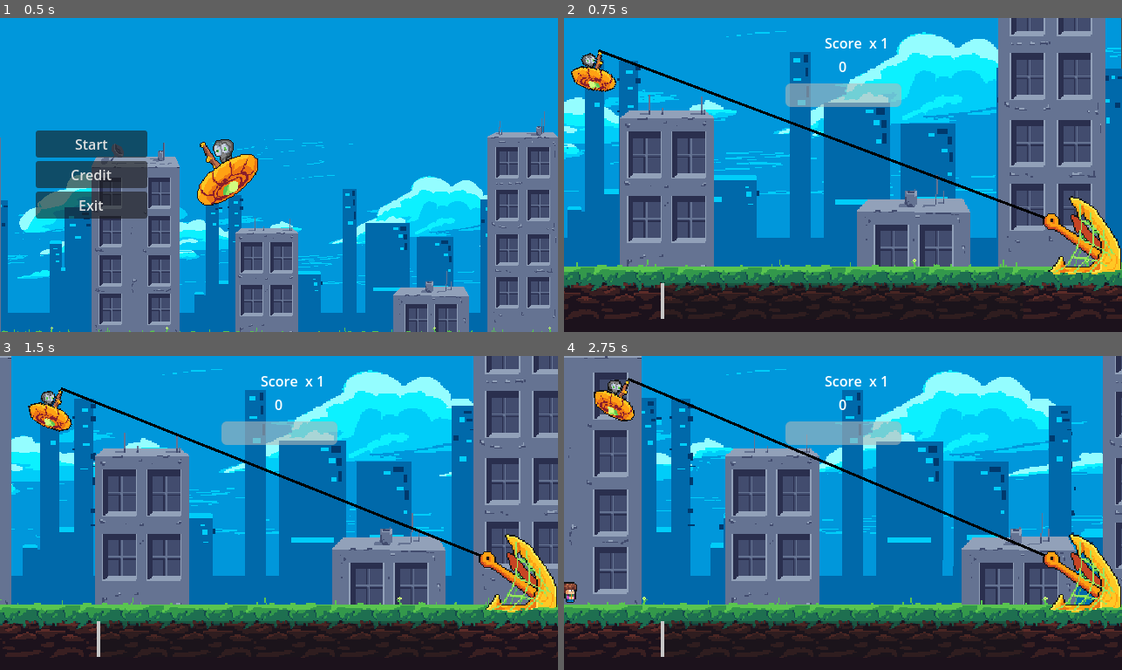
Above: before the commit, frames 1-4 (two rows, left to right).
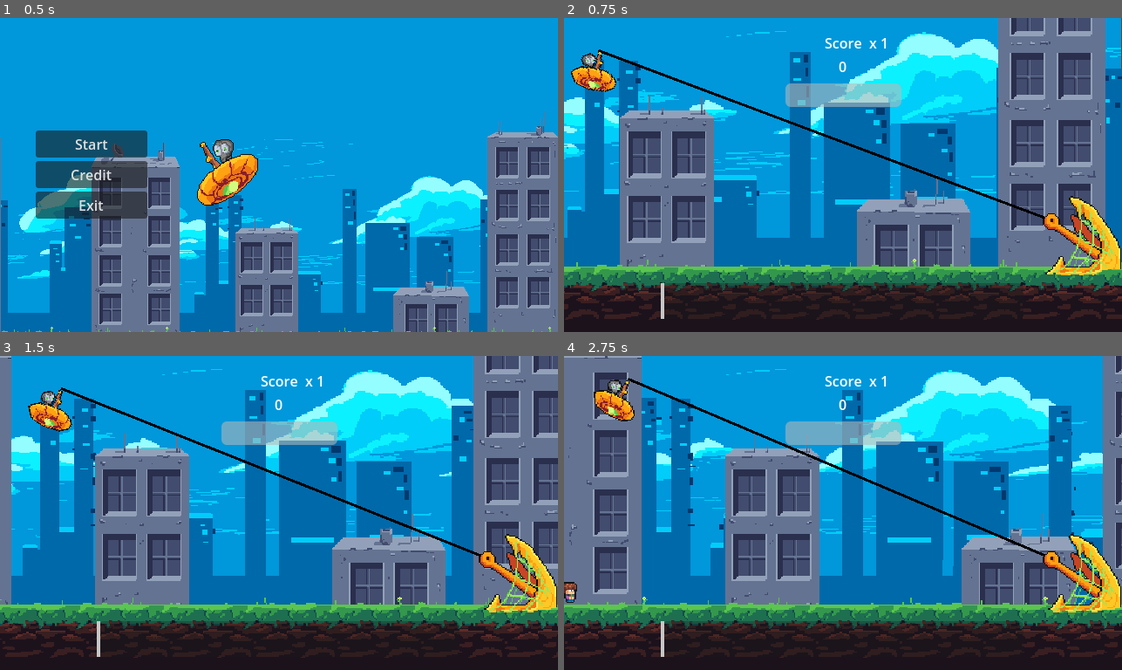
Above: after the commit, the same moments.

Repository: Tenes/mini-jam-153
Game: Godot game, scene res://Scenes/main_menu_scene.tscn
Same seed, same stepped clock (60 frames per second), same inputs: the game is played once before the commit and once after it.
Inputs (mouse positions are in pixels of both pictures, inside the frame that each line leads up to):
- Up to frame 1 (0.5 s): no input
- Up to frame 2 (0.75 s): click "Start" at 0.5 s
- Up to frame 3 (1.5 s): move the mouse to (401, 497) at 1.27 s; click (401, 497) at 1.35 s
- Up to frame 4 (2.75 s): move the mouse to (731, 528) at 2.02 s; click (731, 528) at 2.1 s

Frame 1 is identical in both runs. In frame 2, less than 0.1% of the frame differs, in the area x 86-100%, y 59-82%; in frame 3, less than 0.1%, in the area x 86-100%, y 56-82%; in frame 4, less than 0.1%.

Commit message:
Add particles

Diff:
--- a/Models/Harpoon/harpoon.gd
+++ b/Models/Harpoon/harpoon.gd
@@ -40,6 +40,7 @@
 	parent.deactivateCaptureArea();
 	if self.interactables.size() == 1:
 		Events.on_interactable_collided.emit(parent.startSuccess, parent.lengthSuccess);
+		Events.bar_clicked.connect(parent.is_captured)
 
 func playReelingAnimation() -> void:
 	isReeling = true;
--- a/Models/Harpoon/harpoon.tscn
+++ b/Models/Harpoon/harpoon.tscn
@@ -58,7 +58,7 @@
 [node name="SpriteFront" type="AnimatedSprite2D" parent="."]
 z_index = 2
 sprite_frames = SubResource("SpriteFrames_3brs0")
-frame_progress = 0.535768
+frame_progress = 0.825829
 speed_scale = 0.5
 
 [node name="SpriteBack" type="Sprite2D" parent="SpriteFront"]
--- a/Models/Human/human.tscn
+++ b/Models/Human/human.tscn
@@ -1,12 +1,15 @@
-[gd_scene load_steps=4 format=3 uid="uid://dvm20asnfrmyn"]
+[gd_scene load_steps=6 format=3 uid="uid://dvm20asnfrmyn"]
 
 [ext_resource type="PackedScene" uid="uid://dw75lst4ci8fh" path="res://Models/Interactable/interactable.tscn" id="1_mcpo3"]
 [ext_resource type="Texture2D" uid="uid://iiwvprt2ogu" path="res://Assets/Peon_01.png" id="1_n6ap3"]
 [ext_resource type="Script" path="res://Models/Human/human.gd" id="2_fiebf"]
+[ext_resource type="PackedScene" uid="uid://bsxu8ugs0g6ob" path="res://Models/Particles/capture_particles.tscn" id="3_ek4gg"]
+[ext_resource type="PackedScene" uid="uid://bga0jmmjnm1f3" path="res://Models/Particles/capture_particles_explosion01.tscn" id="4_xy7hu"]
 
 [node name="Interactable" instance=ExtResource("1_mcpo3")]
 script = ExtResource("2_fiebf")
 startSuccess = 20
+capture_particle = Array[PackedScene]([ExtResource("3_ek4gg"), ExtResource("4_xy7hu")])
 
 [node name="Hitbox" parent="." index="0"]
 position = Vector2(0, -8)
--- a/Models/Interactable/interactable.gd
+++ b/Models/Interactable/interactable.gd
@@ -6,6 +6,8 @@
 @export var lengthSuccess: int = 10;
 @onready var sprite: Sprite2D = $Sprite
 @onready var audio_stream_player_2d: AudioStreamPlayer2D = $AudioStreamPlayer2D
+@export var capture_particle : Array[PackedScene]
+
 const direction : Array[int] = [-1, 1];
 const scales : Array[float] = [0.25, 0.5, 2, 3];
 
@@ -25,6 +27,7 @@
 func bindTo(from: Node2D) -> void:
 	moovement = 0;
 	deactivateAllAreas();
+	instantiate_capture_particle();
 	if parent != null:
 		self.reparent(from);
 	parent = from;
@@ -69,3 +72,18 @@
 		audio_stream_player_2d.stream = Global.HUMAN_CAPT_SOUNDS[Global.RNG.randi_range(1, 3)];
 		audio_stream_player_2d.pitch_scale = Global.RNG.randf_range(0.8, 1.3);
 	audio_stream_player_2d.play();
+
+func instantiate_capture_particle() -> void:
+	if capture_particle == null:
+		return
+	for particle in capture_particle:
+		var instance = particle.instantiate() as GPUParticles2D
+		instance.emitting = true
+		instance.finished.connect(func():instance.queue_free())
+		add_child(instance)
+
+func is_captured(success_state : Global.BarStatus) -> void:
+	if success_state == Global.BarStatus.SUCCESS or success_state == Global.BarStatus.GREAT_SUCCESS:
+		instantiate_capture_particle()
+	if Events.bar_clicked.is_connected(self.is_captured):
+		Events.bar_clicked.disconnect(self.is_captured)
--- a/Models/Interactable/interactable.tscn
+++ b/Models/Interactable/interactable.tscn
@@ -1,13 +1,16 @@
-[gd_scene load_steps=4 format=3 uid="uid://dw75lst4ci8fh"]
+[gd_scene load_steps=6 format=3 uid="uid://dw75lst4ci8fh"]
 
 [ext_resource type="Script" path="res://Models/Interactable/interactable.gd" id="1_ju4d7"]
+[ext_resource type="PackedScene" uid="uid://bsxu8ugs0g6ob" path="res://Models/Particles/capture_particles.tscn" id="2_2hl68"]
 [ext_resource type="AudioStream" uid="uid://dkvnlxcbpwtxm" path="res://Assets/Sounds/human_death.mp3" id="2_okfs3"]
+[ext_resource type="PackedScene" uid="uid://bga0jmmjnm1f3" path="res://Models/Particles/capture_particles_explosion01.tscn" id="3_ulmhm"]
 
 [sub_resource type="RectangleShape2D" id="RectangleShape2D_spf4m"]
 size = Vector2(8, 13.5)
 
 [node name="Interactable2" type="Node2D"]
 script = ExtResource("1_ju4d7")
+capture_particle = Array[PackedScene]([ExtResource("2_2hl68"), ExtResource("3_ulmhm")])
 
 [node name="Hitbox" type="Area2D" parent="."]
 position = Vector2(0, -6)
--- /dev/null
+++ b/Models/Particles/capture_particles.tscn
@@ -0,0 +1,46 @@
+[gd_scene load_steps=8 format=3 uid="uid://bsxu8ugs0g6ob"]
+
+[sub_resource type="Gradient" id="Gradient_87tai"]
+offsets = PackedFloat32Array(0, 0.757353, 1)
+colors = PackedColorArray(0, 0.80727, 0.543797, 1, 0.8366, 0.829042, 0, 1, 0.501961, 0.184314, 0, 0)
+
+[sub_resource type="GradientTexture1D" id="GradientTexture1D_qy81q"]
+gradient = SubResource("Gradient_87tai")
+
+[sub_resource type="Curve" id="Curve_fjdu2"]
+_data = [Vector2(0.0548781, 1), 0.0, 0.0, 0, 0, Vector2(1, 0), 0.0, 0.0, 0, 0]
+point_count = 2
+
+[sub_resource type="CurveTexture" id="CurveTexture_ow0lc"]
+curve = SubResource("Curve_fjdu2")
+
+[sub_resource type="Curve" id="Curve_f7c6w"]
+max_value = 4.0
+_data = [Vector2(0, 2.72527), 0.0, 0.0, 0, 0, Vector2(0.481707, 2.85714), 0.0, 0.0, 0, 0, Vector2(0.926829, 2.81319), 0.0, 0.0, 0, 0, Vector2(1, 0.65934), 0.0, 0.0, 0, 0]
+point_count = 4
+
+[sub_resource type="CurveTexture" id="CurveTexture_it746"]
+curve = SubResource("Curve_f7c6w")
+
+[sub_resource type="ParticleProcessMaterial" id="ParticleProcessMaterial_s1l1x"]
+resource_local_to_scene = true
+particle_flag_align_y = true
+particle_flag_disable_z = true
+emission_shape_scale = Vector3(8, 1, 1)
+emission_shape = 2
+emission_sphere_radius = 1.0
+direction = Vector3(0, 1, 0)
+gravity = Vector3(0, -200, 0)
+linear_accel_min = 18.75
+linear_accel_max = 18.75
+scale_over_velocity_curve = SubResource("CurveTexture_it746")
+color_ramp = SubResource("GradientTexture1D_qy81q")
+emission_curve = SubResource("CurveTexture_ow0lc")
+
+[node name="CaptureParticles" type="GPUParticles2D"]
+emitting = false
+amount = 15
+process_material = SubResource("ParticleProcessMaterial_s1l1x")
+lifetime = 0.75
+one_shot = true
+local_coords = true
--- /dev/null
+++ b/Models/Particles/capture_particles_explosion01.tscn
@@ -0,0 +1,49 @@
+[gd_scene load_steps=9 format=3 uid="uid://bga0jmmjnm1f3"]
+
+[ext_resource type="PackedScene" uid="uid://bsxu8ugs0g6ob" path="res://Models/Particles/capture_particles.tscn" id="1_fjv72"]
+
+[sub_resource type="Gradient" id="Gradient_7v816"]
+offsets = PackedFloat32Array(0, 0.330882, 0.757353, 1)
+colors = PackedColorArray(1, 1, 1, 1, 0, 0.80727, 0.543797, 1, 0.8366, 0.829042, 0, 1, 0.501961, 0.184314, 0, 0)
+
+[sub_resource type="GradientTexture1D" id="GradientTexture1D_j6eml"]
+gradient = SubResource("Gradient_7v816")
+
+[sub_resource type="Curve" id="Curve_ksf2s"]
+_data = [Vector2(0.0548781, 1), 0.0, 0.0, 0, 0, Vector2(1, 0), 0.0, 0.0, 0, 0]
+point_count = 2
+
+[sub_resource type="CurveTexture" id="CurveTexture_5hm50"]
+curve = SubResource("Curve_ksf2s")
+
+[sub_resource type="Curve" id="Curve_0u427"]
+max_value = 4.0
+_data = [Vector2(0, 2.72527), 0.0, 0.0, 0, 0, Vector2(0.481707, 2.85714), 0.0, 0.0, 0, 0, Vector2(0.926829, 2.81319), 0.0, 0.0, 0, 0, Vector2(1, 0.65934), 0.0, 0.0, 0, 0]
+point_count = 4
+
+[sub_resource type="CurveTexture" id="CurveTexture_4mmd1"]
+curve = SubResource("Curve_0u427")
+
+[sub_resource type="ParticleProcessMaterial" id="ParticleProcessMaterial_73s24"]
+resource_local_to_scene = true
+particle_flag_align_y = true
+particle_flag_disable_z = true
+emission_shape_scale = Vector3(8, 1, 1)
+emission_shape = 1
+emission_sphere_radius = 1.0
+direction = Vector3(0, 0, 0)
+spread = 180.0
+initial_velocity_min = 70.0
+initial_velocity_max = 90.0
+gravity = Vector3(0, 0, 0)
+linear_accel_min = 18.75
+linear_accel_max = 18.75
+scale_over_velocity_curve = SubResource("CurveTexture_4mmd1")
+color_ramp = SubResource("GradientTexture1D_j6eml")
+emission_curve = SubResource("CurveTexture_5hm50")
+
+[node name="CaptureParticles" instance=ExtResource("1_fjv72")]
+process_material = SubResource("ParticleProcessMaterial_73s24")
+lifetime = 0.4
+speed_scale = 1.7
+explosiveness = 1.0
--- a/Scenes/city_scene.tscn
+++ b/Scenes/city_scene.tscn
@@ -6,35 +6,6 @@
 [ext_resource type="PackedScene" uid="uid://djreke1bdr6mw" path="res://Models/UI/ui.tscn" id="4_d0i3i"]
 [ext_resource type="PackedScene" uid="uid://de4oqte1nvre1" path="res://Models/Decor/parallax_container_node_2d.tscn" id="5_1sjta"]
 [ext_resource type="Texture2D" uid="uid://dpn5qclfxhsak" path="res://Assets/Extraterrestre_02_50.png" id="6_yb2po"]
-
-[sub_resource type="Animation" id="Animation_lqm1x"]
-resource_name = "wobbling"
-length = 1.5
-loop_mode = 1
-tracks/0/type = "value"
-tracks/0/imported = false
-tracks/0/enabled = true
-tracks/0/path = NodePath("Extraterrestre02:position")
-tracks/0/interp = 2
-tracks/0/loop_wrap = true
-tracks/0/keys = {
-"times": PackedFloat32Array(0, 0.5, 1),
-"transitions": PackedFloat32Array(1, 1, 1),
-"update": 0,
-"values": [Vector2(233, 193), Vector2(251, 178.145), Vector2(251, 191.145)]
-}
-tracks/1/type = "value"
-tracks/1/imported = false
-tracks/1/enabled = true
-tracks/1/path = NodePath("Extraterrestre02:rotation")
-tracks/1/interp = 1
-tracks/1/loop_wrap = true
-tracks/1/keys = {
-"times": PackedFloat32Array(0, 0.5),
-"transitions": PackedFloat32Array(1, 1),
-"update": 0,
-"values": [-0.523599, 0.0]
-}
 
 [sub_resource type="Animation" id="Animation_4w3f2"]
 length = 0.001
@@ -85,6 +56,35 @@
 "transitions": PackedFloat32Array(1),
 "update": 0,
 "values": [0.0]
+}
+
+[sub_resource type="Animation" id="Animation_lqm1x"]
+resource_name = "wobbling"
+length = 1.5
+loop_mode = 1
+tracks/0/type = "value"
+tracks/0/imported = false
+tracks/0/enabled = true
+tracks/0/path = NodePath("Extraterrestre02:position")
+tracks/0/interp = 2
+tracks/0/loop_wrap = true
+tracks/0/keys = {
+"times": PackedFloat32Array(0, 0.5, 1),
+"transitions": PackedFloat32Array(1, 1, 1),
+"update": 0,
+"values": [Vector2(233, 193), Vector2(251, 178.145), Vector2(251, 191.145)]
+}
+tracks/1/type = "value"
+tracks/1/imported = false
+tracks/1/enabled = true
+tracks/1/path = NodePath("Extraterrestre02:rotation")
+tracks/1/interp = 1
+tracks/1/loop_wrap = true
+tracks/1/keys = {
+"times": PackedFloat32Array(0, 0.5),
+"transitions": PackedFloat32Array(1, 1),
+"update": 0,
+"values": [-0.523599, 0.0]
 }
 
 [sub_resource type="Animation" id="Animation_sks6s"]
--- a/Scenes/main_menu_scene.tscn
+++ b/Scenes/main_menu_scene.tscn
@@ -4,6 +4,57 @@
 [ext_resource type="PackedScene" uid="uid://de4oqte1nvre1" path="res://Models/Decor/parallax_container_node_2d.tscn" id="2_fwc7t"]
 [ext_resource type="Texture2D" uid="uid://caqx3n23kmt54" path="res://Assets/Extraterrestre_02.png" id="3_mesbx"]
 [ext_resource type="AudioStream" uid="uid://yloqq8aqbjh8" path="res://Assets/Sounds/ship.mp3" id="4_1x1v6"]
+
+[sub_resource type="Animation" id="Animation_4w3f2"]
+length = 0.001
+tracks/0/type = "value"
+tracks/0/imported = false
+tracks/0/enabled = true
+tracks/0/path = NodePath("Extraterrestre02:position")
+tracks/0/interp = 1
+tracks/0/loop_wrap = true
+tracks/0/keys = {
+"times": PackedFloat32Array(0),
+"transitions": PackedFloat32Array(1),
+"update": 0,
+"values": [Vector2(251, 178.145)]
+}
+tracks/1/type = "value"
+tracks/1/imported = false
+tracks/1/enabled = true
+tracks/1/path = NodePath("Extraterrestre02:rotation")
+tracks/1/interp = 1
+tracks/1/loop_wrap = true
+tracks/1/keys = {
+"times": PackedFloat32Array(0),
+"transitions": PackedFloat32Array(1),
+"update": 0,
+"values": [0.0]
+}
+tracks/2/type = "value"
+tracks/2/imported = false
+tracks/2/enabled = true
+tracks/2/path = NodePath("Extraterrestre02:scale")
+tracks/2/interp = 1
+tracks/2/loop_wrap = true
+tracks/2/keys = {
+"times": PackedFloat32Array(0),
+"transitions": PackedFloat32Array(1),
+"update": 0,
+"values": [Vector2(1, 1)]
+}
+tracks/3/type = "value"
+tracks/3/imported = false
+tracks/3/enabled = true
+tracks/3/path = NodePath("Extraterrestre02/AudioStreamPlayer2D:volume_db")
+tracks/3/interp = 1
+tracks/3/loop_wrap = true
+tracks/3/keys = {
+"times": PackedFloat32Array(0),
+"transitions": PackedFloat32Array(1),
+"update": 0,
+"values": [0.0]
+}
 
 [sub_resource type="Animation" id="Animation_lqm1x"]
 resource_name = "wobbling"
@@ -34,57 +85,6 @@
 "values": [-0.523599, 0.0]
 }
 
-[sub_resource type="Animation" id="Animation_4w3f2"]
-length = 0.001
-tracks/0/type = "value"
-tracks/0/imported = false
-tracks/0/enabled = true
-tracks/0/path = NodePath("Extraterrestre02:position")
-tracks/0/interp = 1
-tracks/0/loop_wrap = true
-tracks/0/keys = {
-"times": PackedFloat32Array(0),
-"transitions": PackedFloat32Array(1),
-"update": 0,
-"values": [Vector2(251, 178.145)]
-}
-tracks/1/type = "value"
-tracks/1/imported = false
-tracks/1/enabled = true
-tracks/1/path = NodePath("Extraterrestre02:rotation")
-tracks/1/interp = 1
-tracks/1/loop_wrap = true
-tracks/1/keys = {
-"times": PackedFloat32Array(0),
-"transitions": PackedFloat32Array(1),
-"update": 0,
-"values": [0.0]
-}
-tracks/2/type = "value"
-tracks/2/imported = false
-tracks/2/enabled = true
-tracks/2/path = NodePath("Extraterrestre02:scale")
-tracks/2/interp = 1
-tracks/2/loop_wrap = true
-tracks/2/keys = {
-"times": PackedFloat32Array(0),
-"transitions": PackedFloat32Array(1),
-"update": 0,
-"values": [Vector2(1, 1)]
-}
-tracks/3/type = "value"
-tracks/3/imported = false
-tracks/3/enabled = true
-tracks/3/path = NodePath("Extraterrestre02/AudioStreamPlayer2D:volume_db")
-tracks/3/interp = 1
-tracks/3/loop_wrap = true
-tracks/3/keys = {
-"times": PackedFloat32Array(0),
-"transitions": PackedFloat32Array(1),
-"update": 0,
-"values": [0.0]
-}
-
 [sub_resource type="Animation" id="Animation_sks6s"]
 resource_name = "wobbling_2"
 length = 10.0
Not shown, changed: Assets/Sounds/ship.mp3
